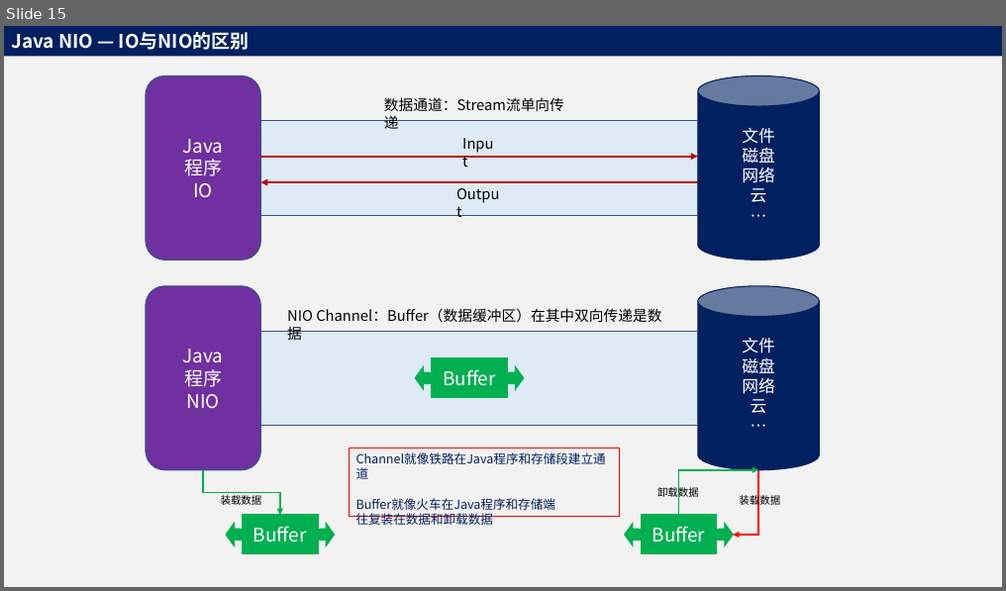
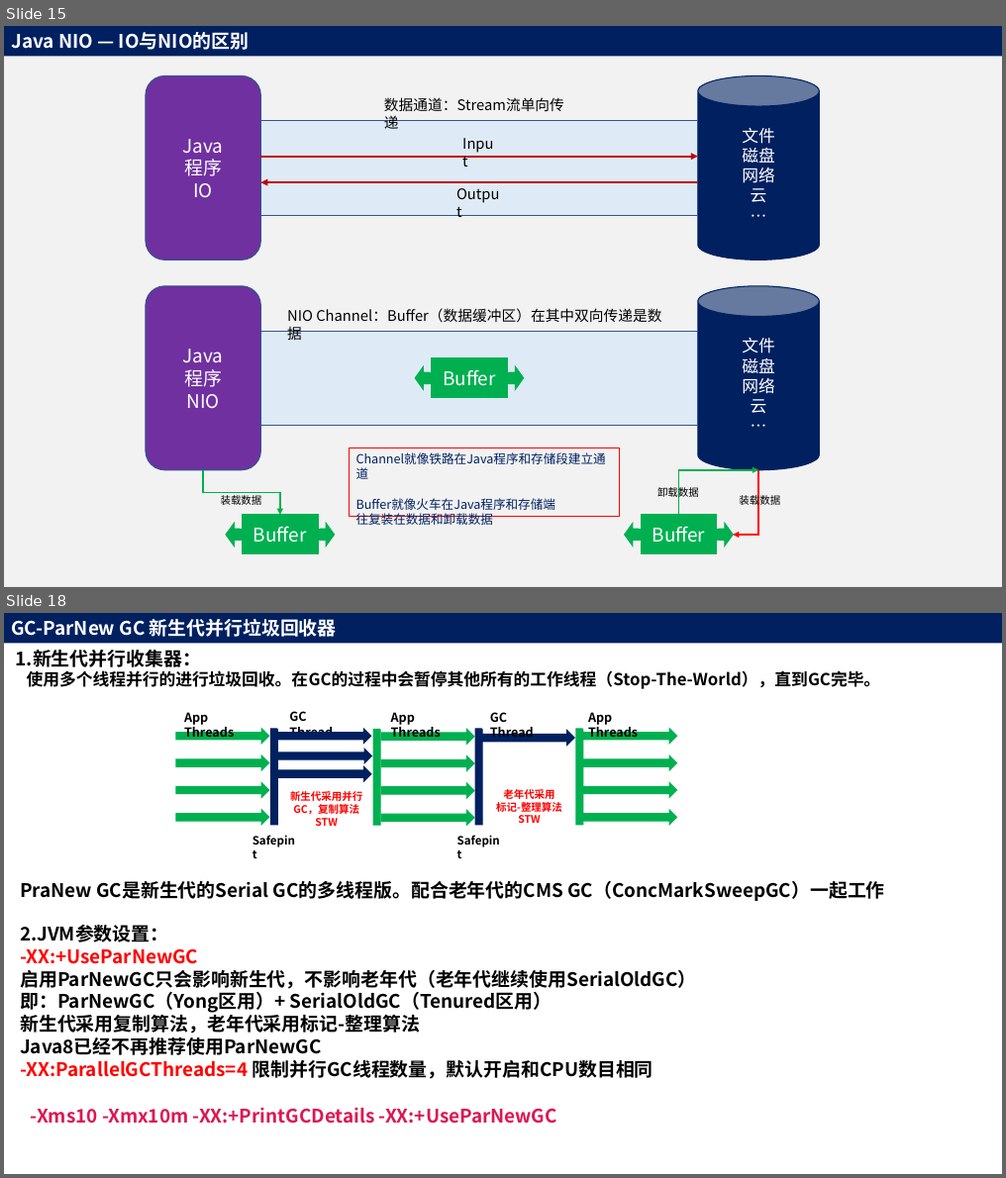
Before and after one commit to adwyxx/Node, a slide deck: Java.pptx. Shown one above the other, each under a label of ours: slide 15 before the commit, slides 15 and 18 after it; the slides between them are not shown. The pictures are 1006x591 and 1006x1178 pixels, drawn with LibreOffice and Linux fonts; fonts in the diff are those of the drawing. Boxes give left, top, right and bottom in pixels: in the first picture for what was removed or moved away, otherwise in the second. Text is boxed around its words. In the diff, an @@ line names an element or a change of style, - is before the commit and + after.

```diff
--- a/Java.pptx
+++ b/Java.pptx
@@ slide 18 added at (4,613,1002,1174), background #FFFFFF @@
@@ rectangle added at (4,613,1002,643), fill #002060, 18 pt, text #FFFFFF, bold @@
+GC-ParNew GC 新生代并行垃圾回收器
@@ text added at (16,650,881,689), 16 pt, text #000000, bold @@
+1.新生代并行收集器：
+使用多个线程并行的进行垃圾回收。在GC的过程中会暂停其他所有的工作线程（Stop-The-World），直到GC完毕。
@@ group added at (176,711,677,852): 16 right arrows, 9 texts, 4 round rects @@
+App Threads
+GC Thread
+GC Thread
+App Threads
+App Threads
+新生代采用并行GC，复制算法
+STW
+老年代采用
+标记-整理算法
+STW
+Safepint
+Safepint
@@ text added at (20,881,885,901), 18 pt, text #000000, bold @@
+PraNew GC是新生代的Serial GC的多线程版。配合老年代的CMS GC（ConcMarkSweepGC）一起工作
@@ text added at (20,925,697,1079), 18 pt, text #000000, bold @@
+2.JVM参数设置：
+-XX:+UseParNewGC
+启用ParNewGC只会影响新生代，不影响老年代（老年代继续使用SerialOldGC）
+即：ParNewGC（Yong区用）+ SerialOldGC（Tenured区用）
+新生代采用复制算法，老年代采用标记-整理算法
+Java8已经不再推荐使用ParNewGC
+-XX:ParallelGCThreads=4 限制并行GC线程数量，默认开启和CPU数目相同
@@ text added at (31,1107,557,1124), 18 pt, text #DD1652, bold @@
+-Xms10 -Xmx10m -XX:+PrintGCDetails -XX:+UseParNewGC
```
Also in this commit, not shown: 3 other slides added, 1 other file.
